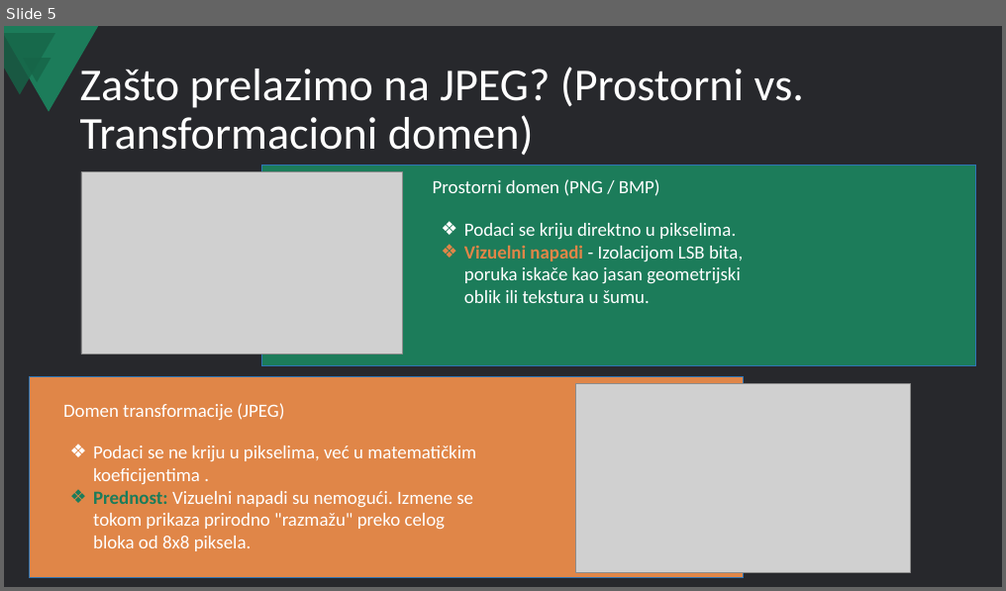
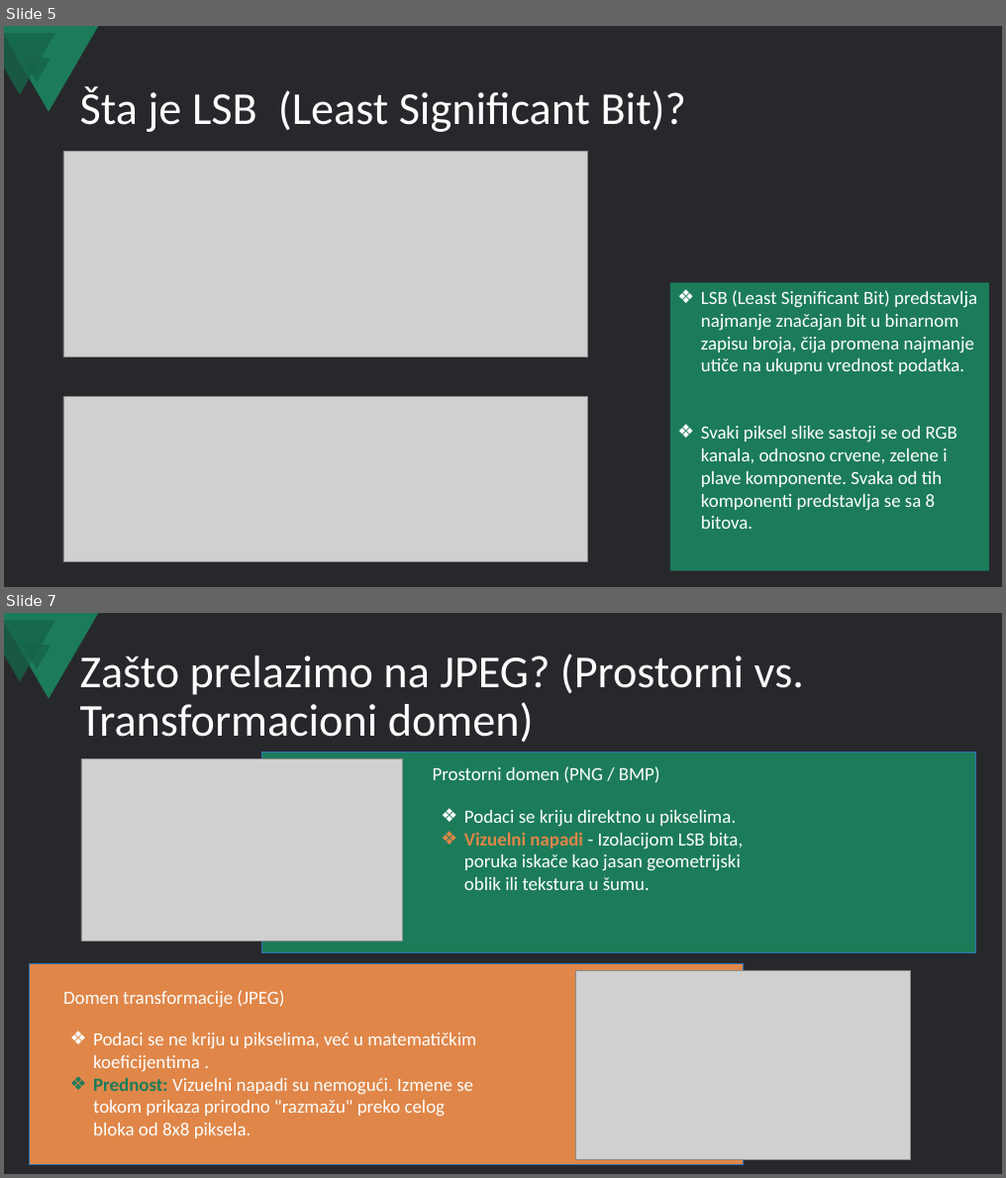
Before and after one commit to nikolasa004/Cybersecurity-Project, a slide deck: Steganography/Steganografija i LSB skrivanje poruka u slikama.pptx. Shown one above the other, each under a label of ours: slide 5 before the commit, slides 5 and 7 after it; the slides between them are not shown. The pictures are 1006x591 and 1006x1178 pixels, drawn with LibreOffice and Linux fonts; fonts in the diff are those of the drawing; grey boxes stand for pictures. Boxes give left, top, right and bottom in pixels: in the first picture for what was removed or moved away, otherwise in the second. Text is boxed around its words. In the diff, an @@ line names an element or a change of style, - is before the commit and + after.

```diff
--- a/Steganography/Steganografija i LSB skrivanje poruka u slikama.pptx
+++ b/Steganography/Steganografija i LSB skrivanje poruka u slikama.pptx
@@ slide 5 added at bbox=[4, 26, 1002, 587], background #27282C; not listed: 3 template elements that a slide beside it also shows @@
@@ title added at bbox=[80, 86, 687, 132], 44 pt, text #FFFFFF @@
+Šta je LSB (Least Significant Bit)?
@@ picture added at bbox=[63, 151, 588, 357] @@
@@ rectangle added at bbox=[670, 282, 989, 571], fill #1C7C5A @@
@@ text added at bbox=[701, 290, 977, 529], 18 pt, text #FFFFFF @@
+❖ LSB (Least Significant Bit) predstavlja najmanje značajan bit u binarnom zapisu broja, čija promena najmanje utiče na ukupnu vrednost podatka.
+❖ Svaki piksel slike sastoji se od RGB kanala, odnosno crvene, zelene i plave komponente. Svaka od tih komponenti predstavlja se sa 8 bitova.
@@ picture added at bbox=[63, 397, 588, 563] @@
@@ what was slide 5 is now slide 7 @@
```
Also in this commit, not shown: 1 other slide added, 7 other files.
